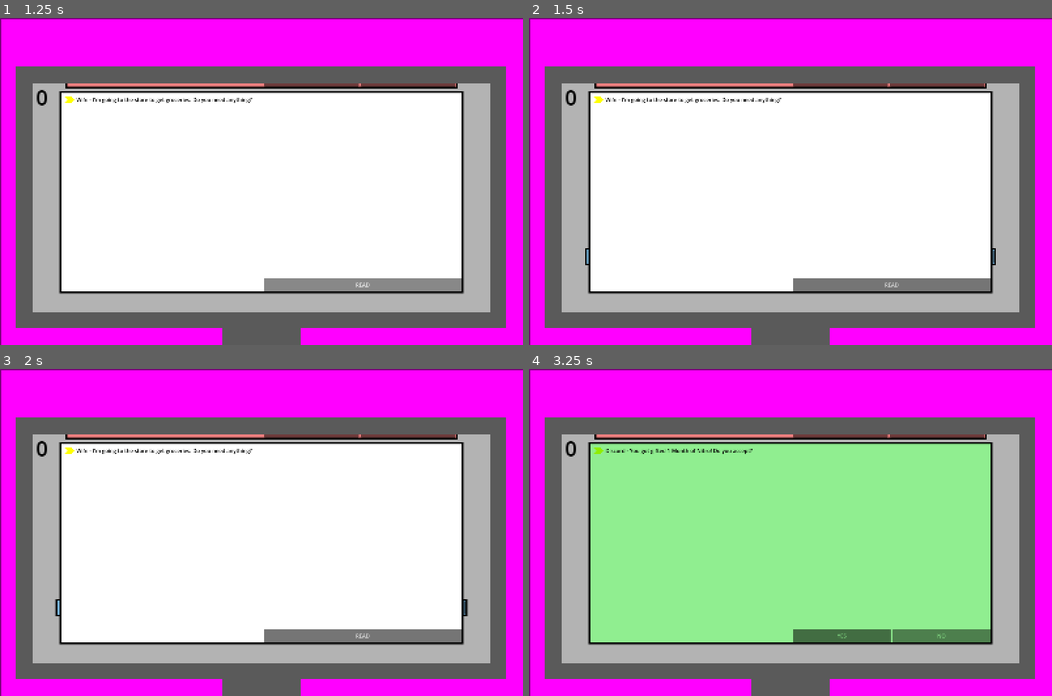
Above: before the commit, frames 1-4 (two rows, left to right).
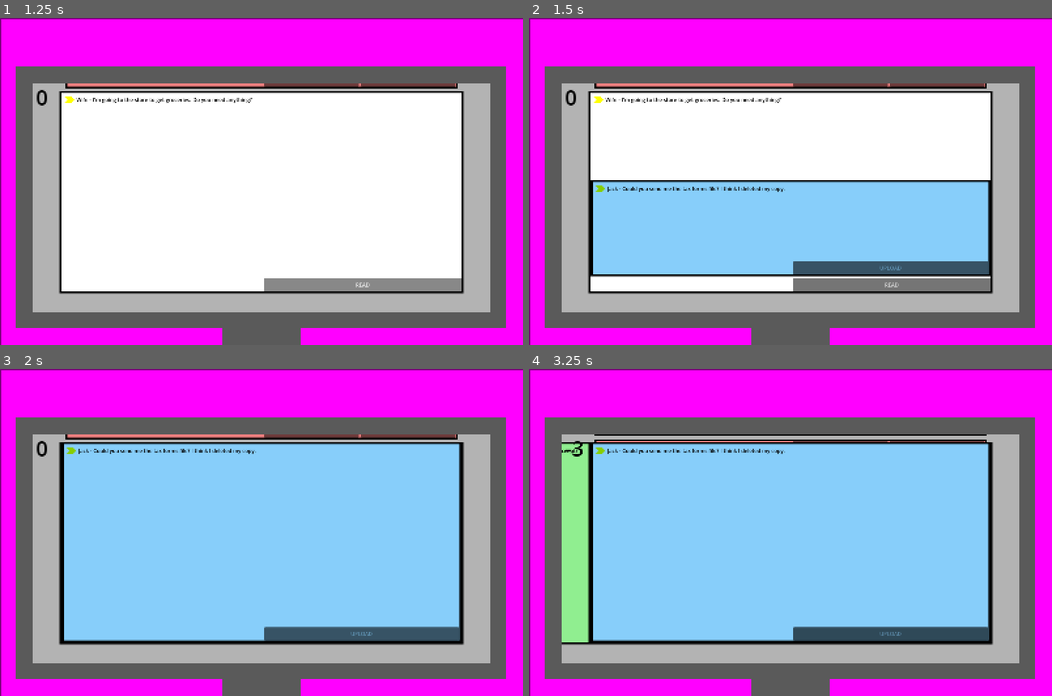
Above: after the commit, the same moments.

Repository: BradBenJoya/GMTK2026
Game: Godot game, scene res://Scenes/main.tscn
Same seed, same stepped clock (60 frames per second), same inputs: the game is played once before the commit and once after it.
Inputs:
- Up to frame 1 (1.25 s): click "READ" at 0.5 s
- Up to frame 2 (1.5 s): click "UPLOAD" at 1.25 s
- Up to frame 3 (2 s): no input
- Up to frame 4 (3.25 s): click "YES" at 2 s; click "NO" at 2.75 s

Frame 1 is identical in both runs. In frame 2, 23% of the frame differs, in the area x 10-90%, y 49-80%; in frame 3, 47%; in frame 4, 52%, in the area x 6-89%, y 20-85%.

Commit message:
allowed emails to close

Diff:
--- a/Scripts/Email/email.gd
+++ b/Scripts/Email/email.gd
@@ -96,42 +96,54 @@
 
 func open_email(type):
 	open = true
-	var scale_box_tween = create_tween().tween_property(self.get_node("EmailBubble"), "size", Vector2(1200, 600), 0.5)
-	var scale_text_tween = create_tween().tween_property(flavor_text, "size", Vector2(550, 400), 0.5)
-	var change_text_tween = create_tween().tween_property(flavor_text, "custom_maximum_size", Vector2(550, 400), 0.5)
-	var move_tween = create_tween().tween_property(self, "position", Vector2(0, -250), 0.5)
-	var move_buttons_tween = create_tween().tween_property(self.get_node("Buttons"), "position", Vector2(0, 550), 0.5)
+	var scale_box_tween = create_tween().tween_property(self.get_node("EmailBubble"), "size", Vector2(1200, 600), 0.5) # make box fit screen
+	var scale_text_tween = create_tween().tween_property(flavor_text, "size", Vector2(550, 400), 0.5) # make text fit screen
+	var change_text_tween = create_tween().tween_property(flavor_text, "custom_maximum_size", Vector2(550, 400), 0.5) # stop ellipses from appearing
+	var move_tween = create_tween().tween_property(self, "position", Vector2(0, -250), 0.5) # move box to right position
+	var move_buttons_tween = create_tween().tween_property(self.get_node("Buttons"), "position", Vector2(0, 550), 0.5) # move buttons to bottom
 	z_index = 5
 
 
 # special interaction stuff
 func _on_read_pressed():
-	#delete_email(type == "Normal")
-	open_email(type)
+	if open:
+		delete_email(type == "Normal")
+	else:
+		open_email(type)
 
 func _on_yes_pressed():
-	#delete_email(type == "Accept")
-	open_email(type)
+	if open:
+		delete_email(type == "Accept")
+	else:
+		open_email(type)
 
 func _on_no_pressed():
-	#delete_email(type == "Decline")
-	open_email(type)
+	if open:
+		delete_email(type == "Decline")
+	else:
+		open_email(type)
 
 func _on_delete_pressed():
-	#delete_email(type == "Spam")
-	open_email(type)
+	if open:
+		delete_email(type == "Spam")
+	else:
+		open_email(type)
 
 func _on_upload_pressed(): # i think i did this one wrong (?)
-	while upload_button.button_pressed:
-		await get_tree().physics_frame
-		if [true, false].pick_random():
-			progress += 1
-		upload_bar.value = progress
+	if open:
+		while upload_button.button_pressed:
+			await get_tree().physics_frame
+			if [true, false].pick_random():
+				progress += 1
+			upload_bar.value = progress
 
-	if progress >= 100:
-		delete_email(type == "Upload")
+		if progress >= 100:
+			delete_email(type == "Upload")
+		else:
+			if not upload_button.button_pressed:
+				progress = 0
+				upload_bar.value = progress
+
 	else:
-		if not upload_button.button_pressed:
-			progress = 0
-			upload_bar.value = progress
+		open_email(type)
 # end ByDesign
